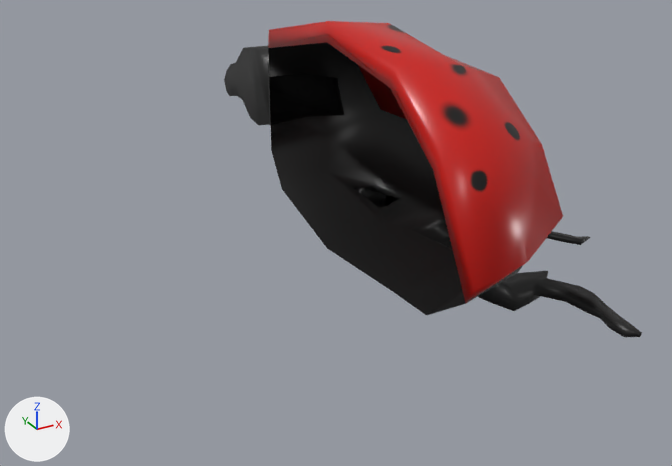
The glTF model LadyBugCharacter/LadyBug.gltf, before and after one commit.
Rendered twice from a camera (50 mm lens) standing at (-3.19, -6.38, 3.77) and looking at (0.04, -0.5, 0.83). Lighting does not change. The marker at lower left points along +X, +Y and +Z. Where no turn or scale is listed for an object, it has been applied to the vertices. Vertices at the same position are counted once.
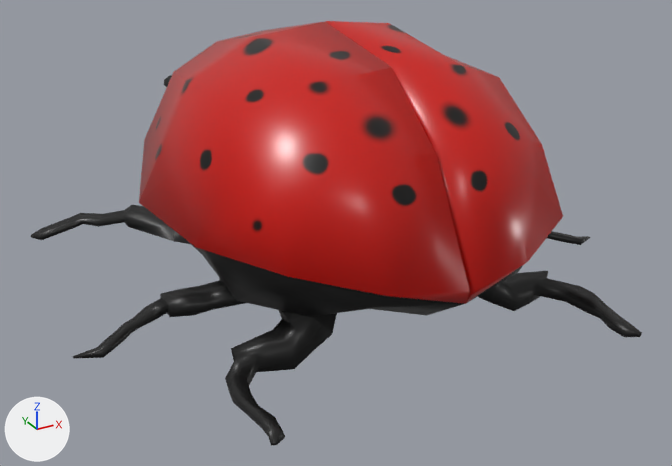
Boxes [x1, y1, x2, y2] around the edits, measured in the pictures (672 x 466 px):
'Cube.001', reshaped (44% wider)
    before: [268, 21, 563, 303]
    after: [139, 21, 563, 304]
'Cube', reshaped
    before: [224, 34, 642, 337]
    after: [31, 75, 642, 445]
part 1 of me_cube, added (black)
    after: [31, 75, 464, 445]
part 2 of me_cube_002, added (red)
    after: [139, 22, 470, 304]

Patch to the scene script:
```diff
--- a/LadyBugCharacter/LadyBug.gltf.py
+++ b/LadyBugCharacter/LadyBug.gltf.py
@@ me_cube @@
 # used by ob_cube; location = (-0.018, -0.476, 1.117)
-me_cube.from_pydata(...)  # 274 vertices, 536 faces; spans x -0.07..2.12, y -2.1..2.8, z -0.58..1.27
+me_cube.from_pydata(...)  # 520 vertices, 1054 faces; spans x -2.16..2.12, y -2.1..2.82, z -0.58..1.27
+# me_cube part 1
+# 233 vertices are added at x -2.16..0.06, y -2.0..2.82, z -0.58..1.17
+# 7 new vertices lie (0.01, 0.0, -0.04) away from vertices in x -2.0..-1.69, y -0.55..1.29, z -0.46..-0.36
+# 6 new vertices lie (0.01, 0.0, -0.05) away from vertices in x -2.0..-1.36, y -1.67..1.4, z -0.47..-0.27
+# 518 new faces join them
 me_cube.materials.append(mat_material_002)
@@ me_cube_002 @@
 # used by ob_cube_001; location = (-0.018, -0.476, 1.117)
-me_cube_002.from_pydata(...)  # 36 vertices, 68 faces; spans x -0.07..1.46, y -1.96..1.12, z -0.01..1.36
+me_cube_002.from_pydata(...)  # 68 vertices, 136 faces; spans x -1.46..1.46, y -1.96..1.12, z -0.01..1.36
+# me_cube_002 part 2
+# 32 vertices are added at x -1.46..0.03, y -1.95..1.12, z 0.09..1.36
+# 68 new faces join them
 me_cube_002.materials.append(mat_red)
```
